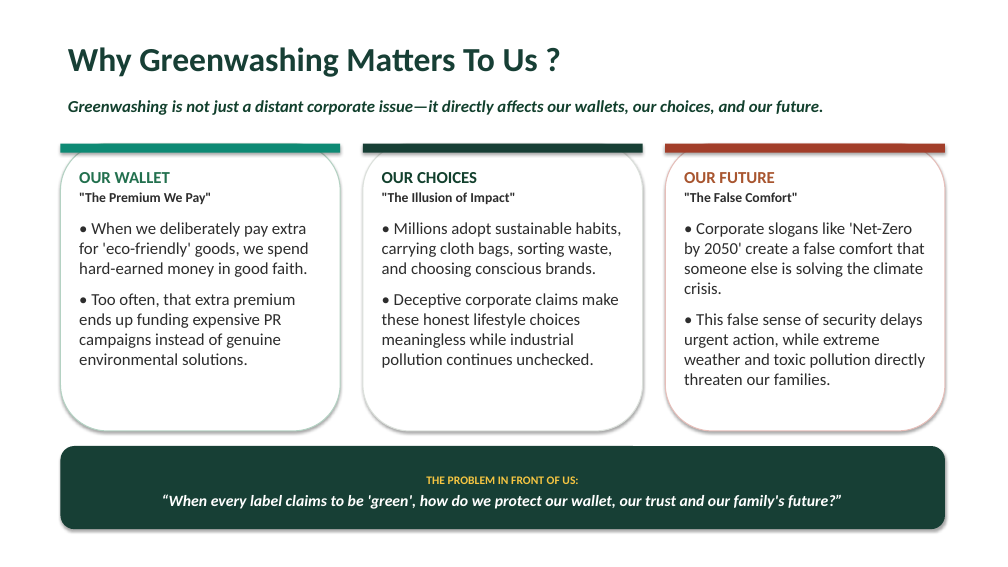
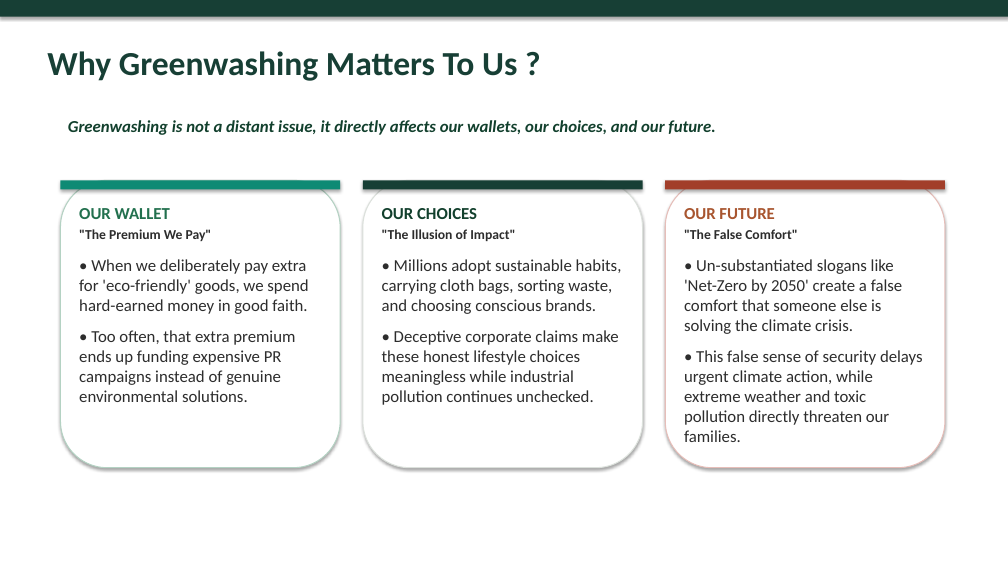
Before and after one commit to atul516/Final-VIva, a slide deck: slide 3 of Thesis Defence Presentation Final.pptx. Drawn at 1008x567 pixels with LibreOffice and Linux fonts; fonts in the diff are those of the drawing. Boxes give left, top, right and bottom in pixels: in the first picture for what was removed or moved away, otherwise in the second. Text is boxed around its words. In the diff, an @@ line names an element or a change of style, - is before the commit and + after.

```diff
--- a/Thesis Defence Presentation Final.pptx
+++ b/Thesis Defence Presentation Final.pptx
@@ rectangle added at box(0, 0, 1008, 17), fill #173F35 @@
@@ text "Why Greenwashing Matters To Us ...": place and size @@
-text "Why Greenwashing Matters To Us ..." at box(68, 47, 538, 77)
+text "Why Greenwashing Matters To Us ..." at box(47, 51, 517, 81)
@@ text at box(68, 120, 715, 135): text changed @@
-Greenwashing is not just a distant corporate issue—it directly affects our wallets, our choices, and our future.
+Greenwashing is not a distant issue, it directly affects our wallets, our choices, and our future.
@@ 3 texts, 3 rounded rectangles, 3 rectangles: place and size @@
-3 texts, 3 rounded rectangles, 3 rectangles at box(60, 144, 945, 431)
+3 texts, 3 rounded rectangles, 3 rectangles at box(60, 181, 945, 468)
@@ text at box(684, 259, 923, 442): text changed @@
-• Corporate slogans like 'Net-Zero by 2050' create a false comfort that someone else is solving the climate crisis.
-• This false sense of security delays urgent action, while extreme weather and toxic pollution directly threaten our families.
+• Un-substantiated slogans like 'Net-Zero by 2050' create a false comfort that someone else is solving the climate crisis.
+• This false sense of security delays urgent climate action, while extreme weather and toxic pollution directly threaten our families.
@@ rounded rectangle removed at box(60, 446, 945, 529) @@
-THE PROBLEM IN FRONT OF US:
-“When every label claims to be 'green', how do we protect our wallet, our trust and our family's future?”
```
Also in this commit, not shown: 7 other slides changed.
